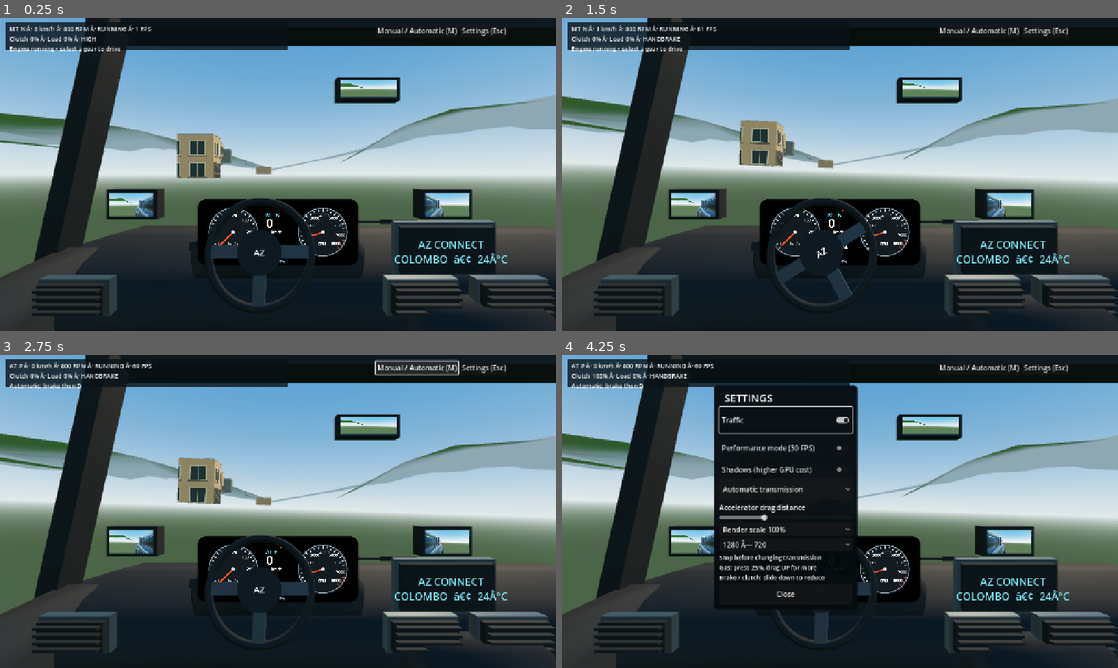
Above: before the commit, frames 1-4 (two rows, left to right).
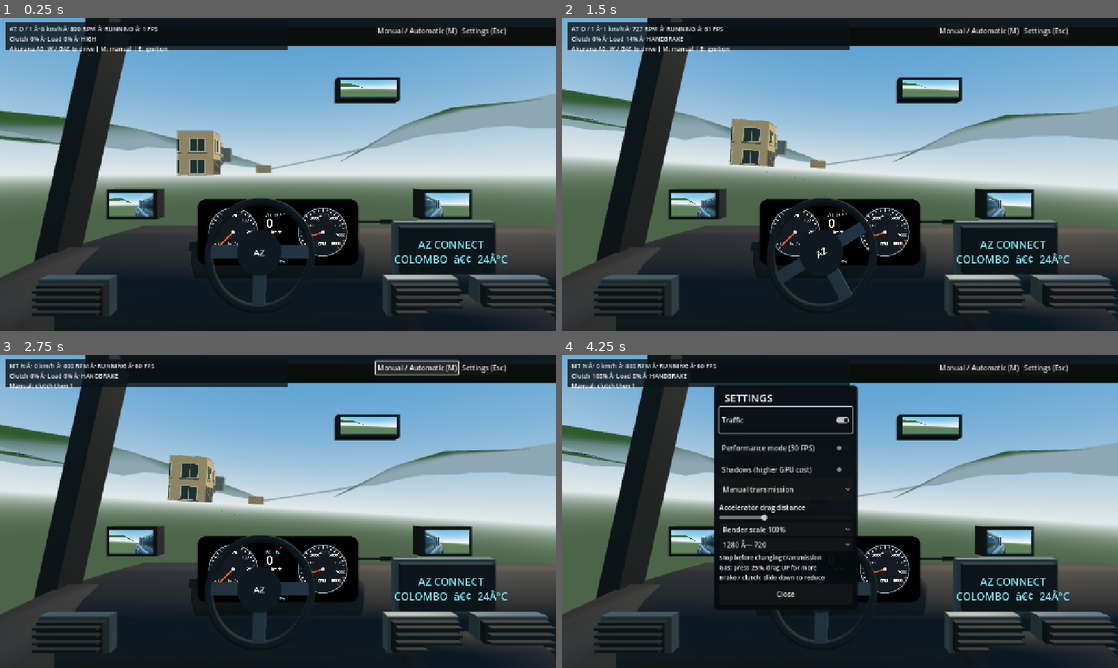
Above: after the commit, the same moments.

Repository: Mhd-Azeem/WebToApp
Game: Godot game, scene res://scenes/akurana.tscn
Same seed, same stepped clock (60 frames per second), same inputs: the game is played once before the commit and once after it.
Inputs (mouse positions are in pixels of both pictures, inside the frame that each line leads up to):
- Up to frame 1 (0.25 s): no input
- Up to frame 2 (1.5 s): tap Enter at 0.5 s; move the mouse to (962, 158) at 0.52 s; hold D 0.53-1.25 s; hold Shift 0.53-1.25 s; click (962, 158) at 0.67 s; tap Space at 0.77 s; drag from (728, 190) to (812, 237) at 1.27 s
- Up to frame 3 (2.75 s): click "Manual / Automatic (M)" at 2 s
- Up to frame 4 (4.25 s): click "Settings (Esc)" at 2.75 s; click "Traffic" at 3.5 s

The runs differ from the first frame. In frame 1, 2.1% of the frame differs, in the area x 0-100%, y 2-64%; in frame 2, 7.2%; in frame 3, 7.4%; in frame 4, 5.7%.

Commit message:
Fix Akurana buried road meshes, add clear paved road and automatic drive-away regression

Diff:
--- a/az-car-3d/scripts/akurana_main.gd
+++ b/az-car-3d/scripts/akurana_main.gd
@@ -17,9 +17,17 @@
 	if not is_instance_valid(car) or not is_instance_valid(akurana_world):
 		return
 	var road_height := float(akurana_world.call("height_at", -113.0, 25.0))
-	car.set("spawn_point", Vector3(-113.0, road_height + 2.1, 25.0))
+	# First frame must already be directly over the visible A9 mesh.
+	car.set("spawn_point", Vector3(-113.0, road_height + 0.95, 25.0))
 	car.reset()
 	car.rotation = Vector3.ZERO
+	car.handbrake = 0.0
+	# Immediate drive-away default on this Akurana preview. Manual mode,
+	# clutch, ignition, and H-shifter remain selectable with M.
+	if car.transmission.mode == 0:
+		car.transmission.toggle(0.0)
+	car.transmission.select("D", 0.0, 1.0)
+	car.transmission.message = "Akurana A9: W / GAS to drive | M: manual | E: ignition"
 	car.sleeping = false
 
 func _press(id: String, down: bool) -> void:
--- a/az-car-3d/scripts/akurana_world.gd
+++ b/az-car-3d/scripts/akurana_world.gd
@@ -31,27 +31,35 @@
 	var iz := mini(int(floor(v)), GRID_SIZE - 2)
 	var fx := u - float(ix)
 	var fz := v - float(iz)
-	var a := lerpf(float(heights[iz * GRID_SIZE + ix]), float(heights[iz * GRID_SIZE + ix + 1]), fx)
-	var b := lerpf(float(heights[(iz + 1) * GRID_SIZE + ix]), float(heights[(iz + 1) * GRID_SIZE + ix + 1]), fx)
-	return lerpf(a, b, fz)
+	# Match the actual two-triangle terrain mesh exactly. Bilinear sampling
+	# placed asphalt *under* the mesh by up to several metres on steep hills.
+	var h00 := float(heights[iz * GRID_SIZE + ix])
+	var h10 := float(heights[iz * GRID_SIZE + ix + 1])
+	var h01 := float(heights[(iz + 1) * GRID_SIZE + ix])
+	var h11 := float(heights[(iz + 1) * GRID_SIZE + ix + 1])
+	if fx + fz <= 1.0:
+		return h00 * (1.0 - fx - fz) + h10 * fx + h01 * fz
+	return h11 * (fx + fz - 1.0) + h10 * (1.0 - fz) + h01 * (1.0 - fx)
 
 func _triangle(tool: SurfaceTool, a: Vector3, b: Vector3, c: Vector3) -> void:
 	tool.add_vertex(a)
 	tool.add_vertex(b)
 	tool.add_vertex(c)
 
-func _finish(tool: SurfaceTool, material: Material, solid: bool) -> void:
+func _finish(tool: SurfaceTool, material: Material, solid: bool, feature: String = "") -> void:
 	tool.generate_normals()
 	var mesh: ArrayMesh = tool.commit()
 	if mesh == null:
 		return
 	var instance := MeshInstance3D.new()
+	if not feature.is_empty():
+		instance.name = "Akurana" + feature + "Surface"
 	instance.mesh = mesh
 	instance.material_override = material
 	add_child(instance)
 	if solid:
 		var body := StaticBody3D.new()
-		body.name = "TerrainOrRoadCollision"
+		body.name = "Akurana" + feature + "Collision" if not feature.is_empty() else "TerrainOrRoadCollision"
 		var shape := CollisionShape3D.new()
 		# Collision is intentionally two-sided: the 30 m DSM terrain mesh is a
 		# thin surface, and raycast vehicle wheels must hit it from above.
@@ -81,13 +89,16 @@
 			_triangle(tool, p00, p01, p10)
 			_triangle(tool, p10, p01, p11)
 	var material := G.material("", Color(0.28, 0.43, 0.22))
-	_finish(tool, material, true)
+	_finish(tool, material, true, "Terrain")
 
 func _generate_roads(roads: Array) -> void:
 	# Subdivide centerlines so they closely follow the terrain raster.
 	var tool := SurfaceTool.new()
 	tool.begin(Mesh.PRIMITIVE_TRIANGLES)
 	var generated := 0
+	var stripe_tool := SurfaceTool.new()
+	stripe_tool.begin(Mesh.PRIMITIVE_TRIANGLES)
+	var stripe_count := 0
 	for feature in roads:
 		if not feature is Array or feature.size() < 2:
 			continue
@@ -99,22 +110,36 @@
 			if a.distance_to(b) < 0.1:
 				continue
 			var normal := Vector2(-(b - a).normalized().y, (b - a).normalized().x) * width * 0.5
-			var parts := maxi(1, ceili(a.distance_to(b) / 10.0))
+			var parts := maxi(1, ceili(a.distance_to(b) / 5.0))
 			for s in range(parts):
 				var p := a.lerp(b, float(s) / float(parts))
 				var q := a.lerp(b, float(s + 1) / float(parts))
-				var al := Vector3(p.x + normal.x, height_at(p.x + normal.x, p.y + normal.y) + 0.22, p.y + normal.y)
-				var ar := Vector3(p.x - normal.x, height_at(p.x - normal.x, p.y - normal.y) + 0.22, p.y - normal.y)
-				var bl := Vector3(q.x + normal.x, height_at(q.x + normal.x, q.y + normal.y) + 0.22, q.y + normal.y)
-				var br := Vector3(q.x - normal.x, height_at(q.x - normal.x, q.y - normal.y) + 0.22, q.y - normal.y)
+				var al := Vector3(p.x + normal.x, height_at(p.x + normal.x, p.y + normal.y) + 0.42, p.y + normal.y)
+				var ar := Vector3(p.x - normal.x, height_at(p.x - normal.x, p.y - normal.y) + 0.42, p.y - normal.y)
+				var bl := Vector3(q.x + normal.x, height_at(q.x + normal.x, q.y + normal.y) + 0.42, q.y + normal.y)
+				var br := Vector3(q.x - normal.x, height_at(q.x - normal.x, q.y - normal.y) + 0.42, q.y - normal.y)
 				_triangle(tool, al, bl, ar)
 				_triangle(tool, bl, br, ar)
 				generated += 1
+				if width >= 6.0 and s % 4 == 0:
+					# Short centerline dashes make road geometry visible at a glance.
+					var p0 := p.lerp(q, 0.1)
+					var p1 := p.lerp(q, 0.85)
+					var stripe_normal := normal.normalized() * 0.08
+					var sl := Vector3(p0.x + stripe_normal.x, height_at(p0.x + stripe_normal.x, p0.y + stripe_normal.y) + 0.45, p0.y + stripe_normal.y)
+					var sr := Vector3(p0.x - stripe_normal.x, height_at(p0.x - stripe_normal.x, p0.y - stripe_normal.y) + 0.45, p0.y - stripe_normal.y)
+					var el := Vector3(p1.x + stripe_normal.x, height_at(p1.x + stripe_normal.x, p1.y + stripe_normal.y) + 0.45, p1.y + stripe_normal.y)
+					var er := Vector3(p1.x - stripe_normal.x, height_at(p1.x - stripe_normal.x, p1.y - stripe_normal.y) + 0.45, p1.y - stripe_normal.y)
+					_triangle(stripe_tool, sl, el, sr)
+					_triangle(stripe_tool, el, er, sr)
+					stripe_count += 1
 	if generated > 0:
 		var road_mat := G.material("asphalt", Color(0.78, 0.78, 0.78))
 		road_mat.uv1_triplanar = true
 		road_mat.uv1_scale = Vector3(0.18, 0.18, 0.18)
-		_finish(tool, road_mat, true)
+		_finish(tool, road_mat, true, "Road")
+	if stripe_count > 0:
+		_finish(stripe_tool, G.material("", Color(0.94, 0.91, 0.77)), false, "Centerline")
 
 func _generate_buildings(buildings: Array) -> void:
 	var wall_mats := [
--- /dev/null
+++ b/az-car-3d/tests/akurana_roads_drive.gd
@@ -0,0 +1,62 @@
+extends SceneTree
+## Regression: road surface must physically exist above terrain and car must drive.
+func _initialize() -> void:
+	call_deferred("_check")
+
+func _fail(message: String) -> void:
+	push_error("AKURANA VISIBLE ROAD FAIL: " + message)
+	quit(1)
+
+func _check() -> void:
+	var scene = load("res://scenes/akurana.tscn").instantiate()
+	root.add_child(scene)
+	await physics_frame
+	await physics_frame
+	var world: Node3D = scene.akurana_world
+	var car: VehicleBody3D = scene.car
+	if not world.has_node("AkuranaRoadSurface") or not world.has_node("AkuranaRoadCollision"):
+		_fail("No road mesh or static road collider")
+		return
+	var asphalt: MeshInstance3D = world.get_node("AkuranaRoadSurface")
+	if asphalt.mesh == null or not asphalt.visible or asphalt.mesh.get_surface_count() == 0:
+		_fail("Road exists but is not a visible mesh")
+		return
+	var ground_y: float = float(world.call("height_at", -113.0, 25.0))
+	var ray := PhysicsRayQueryParameters3D.create(
+		Vector3(-113.0, ground_y + 12.0, 25.0),
+		Vector3(-113.0, ground_y - 12.0, 25.0)
+	)
+	ray.exclude = [car.get_rid()]
+	ray.collision_mask = 1
+	var hit: Dictionary = scene.get_world_3d().direct_space_state.intersect_ray(ray)
+	if hit.is_empty() or hit["collider"].name != "AkuranaRoadCollision":
+		_fail("Spawn ray does not hit the road above green terrain")
+		return
+	if float(hit.position.y) - ground_y < 0.38:
+		_fail("Road surface buried in terrain")
+		return
+	if car.transmission.mode != 1 or car.transmission.selector != "D":
+		_fail("Default preview must start in automatic Drive")
+		return
+	if car.handbrake > 0.0:
+		_fail("Handbrake must be released for drive-away preview")
+		return
+	for i in range(160):
+		await physics_frame
+	if not car.transmission.running:
+		_fail("Engine stalled while waiting to drive")
+		return
+	var start: Vector3 = car.global_position
+	car.gas = 1.0
+	for i in range(240):
+		await physics_frame
+	car.gas = 0.0
+	var distance: float = car.global_position.distance_to(start)
+	if distance < 4.0 or car.global_position.z <= start.z + 1.0:
+		_fail("Car failed drive-away test: displacement %.2fm, Z offset %.2fm" % [distance, car.global_position.z - start.z])
+		return
+	if not car.transmission.running:
+		_fail("Engine stalled during automatic acceleration")
+		return
+	print("AKURANA ROADS DRIVE PASS: road above ground at %.2fm, powered displacement %.2fm" % [hit.position.y - ground_y, distance])
+	quit(0)
Not shown, changed: az-car-3d/export_presets.cfg
Not shown, changed: .github/workflows/az-car-3d-akurana-windows.yml
Not shown, changed: .github/workflows/az-car-3d-akurana.yml
